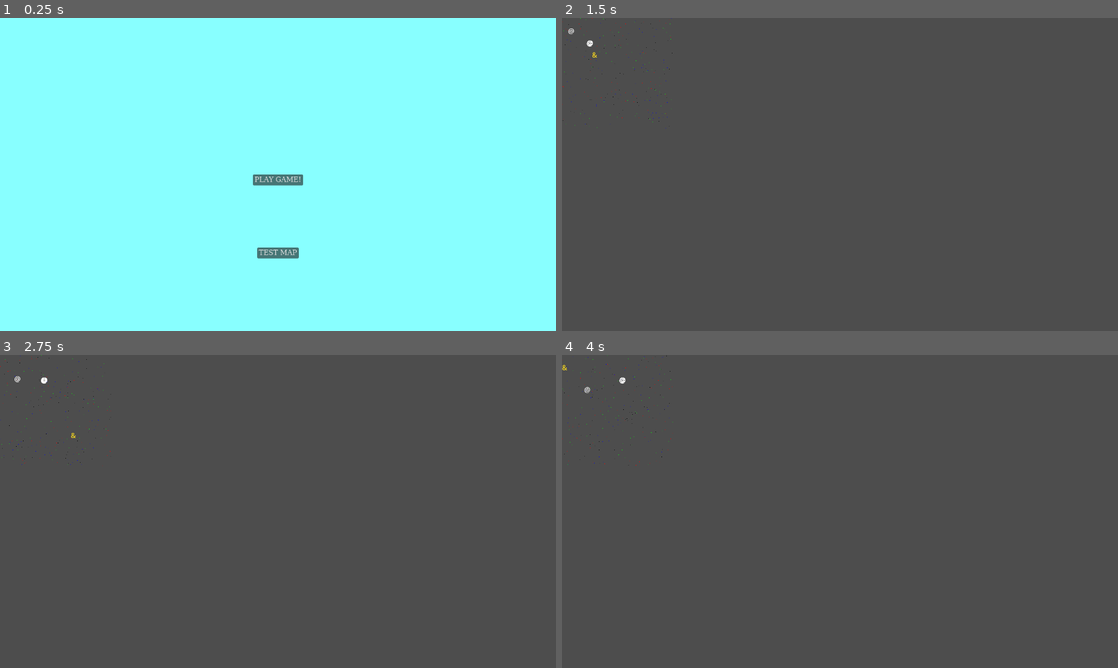
Above: before the commit, frames 1-4 (two rows, left to right).
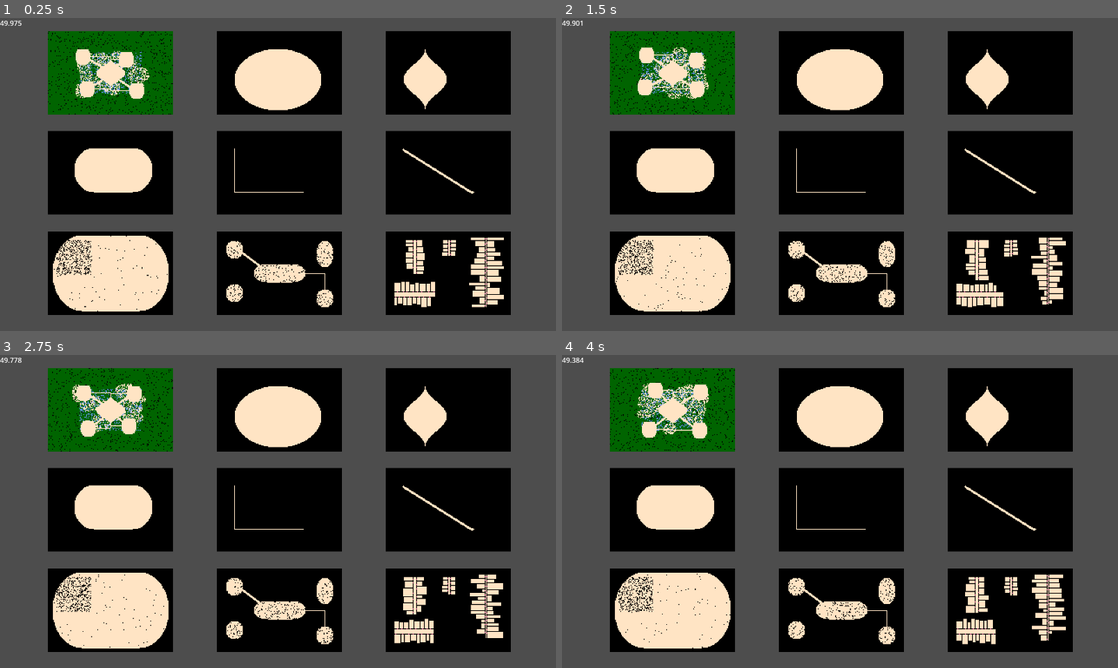
Above: after the commit, the same moments.

Repository: langel/ipsylial
Game: Godot game, scene res://scenes/9_level_dungeon_gen.tscn
The game is run twice, just before and just after one commit, with the same random seed, the same clock (stepped at 60 frames per second) and the same inputs. Before the commit the project starts from res://scenes/main.tscn.
Inputs (mouse positions are in pixels of both pictures, inside the frame that each line leads up to):
- Up to frame 1 (0.25 s): no input
- Up to frame 2 (1.5 s): click (840, 180) at 0.5 s, where only the run before the commit has a clickable "PLAY GAME!"; move the mouse to (962, 158) at 1.27 s; hold D (move_right) from 1.28 s (still down); tap Space (space) at 1.35 s
- Up to frame 3 (2.75 s): tap Enter at 2 s; move the mouse to (166, 527) at 2.02 s; release D (move_right) at 2.03 s; hold S (move_down) from 2.03 s (still down); tap Space (space) at 2.1 s
- Up to frame 4 (4 s): move the mouse to (895, 442) at 2.77 s; release S (move_down) at 2.78 s; hold D (move_right) 2.78-3.53 s; tap Mouse wheel up (zoom_in) at 2.85 s; tap Space (space) at 3.05, 3.8 s; move the mouse to (812, 574) at 3.52 s; hold W (move_up) from 3.53 s (still down); tap Mouse wheel down (zoom_out) at 3.6 s

The runs differ from the first frame. In frame 1, 100% of the frame differs, in the area x 0-100%, y 0-100%; in frame 2, 54%; in frame 3, 54%; in frame 4, 54%.

Commit message:
moar dungeon tile stuffs

Diff:
--- a/9_level_dungeon_gen.gd
+++ b/9_level_dungeon_gen.gd
@@ -3,12 +3,6 @@
 var dung: Dungeon
 var data = []
 
-var colors = [
-	Color.BLACK,
-	Color.BISQUE,
-	Color.SADDLE_BROWN,
-	Color.SANDY_BROWN
-]
 
 var sine_test = 0.01
 var sine2 = 0
@@ -26,7 +20,7 @@
 		var l_y = floor(l / 3) * dung.height * 2.4 + 30
 		for x in range(dung.width):
 			for y in range(dung.height):
-				draw_rect(Rect2(x*2+l_x,y*2+l_y,2,2), colors[data[l][x][y]])
+				draw_rect(Rect2(x*2+l_x,y*2+l_y,2,2), dung.colors[data[l][x][y]])
 	sine_test += 0.17
 	sine2 += 1
 	sine2 %= 100
--- a/project.godot
+++ b/project.godot
@@ -11,7 +11,7 @@
 [application]
 
 config/name="ipsylial"
-run/main_scene="res://scenes/main.tscn"
+run/main_scene="res://scenes/9_level_dungeon_gen.tscn"
 config/features=PackedStringArray("4.3", "GL Compatibility")
 boot_splash/bg_color=Color(0.0705882, 0.054902, 0.0823529, 1)
 boot_splash/image="res://assets/loblast logo.png"
--- a/scripts/dungeon.gd
+++ b/scripts/dungeon.gd
@@ -5,6 +5,28 @@
 var levels = 9
 var width = 144
 var height = 96
+
+enum tile {
+	acid,
+	door,
+	floor,
+	forrest,
+	stair_down,
+	stair_up,
+	wall,
+	water,
+}
+
+var colors = [
+	Color.LIME_GREEN,
+	Color.HOT_PINK,
+	Color.BISQUE,
+	Color.DARK_GREEN,
+	Color.SADDLE_BROWN,
+	Color.SANDY_BROWN,
+	Color.BLACK,
+	Color.CORNFLOWER_BLUE,
+]
 
 
 const DEFAULT_RNG_POS = 0x13371ee7
@@ -30,7 +52,7 @@
 		for x in width:
 			data[l].append([])
 			for y in height:
-				data[l][x].append(0)
+				data[l][x].append(tile.wall)
 	return data
 
 func gen_terrain(data: Array):
@@ -40,11 +62,14 @@
 	var s = 0
 	# level 1 - outside - walls are trees and flowers
 	push_warning('level 1')
+	level_fill(data[0], tile.forrest)
 	for i in 19:  #19
 		x = rngmod(width/2)+width/5
 		y = rngmod(height/2)+height/6
 		level_carve_elipse(data[0], Rect2(x, y, rngmod(width/8)+width/16, rngmod(height/8)+width/16))
-	level_add_rubble(data[0], Rect2(0, 0, width, height), 7878)
+	level_noise(data[0], tile.wall, Rect2(0, 0, width, height), 1337)
+	level_noise(data[0], tile.water, Rect2(width/4, height/4, width/2, height/2), 1337)
+	level_noise(data[0], tile.forrest, Rect2(0, 0, width, height), 7878)
 	level_carve_ovoid(data[0], Rect2(width/2-17,height/2-17,34,34))
 	# stair spaces
 	s = 17
@@ -80,15 +105,15 @@
 	level_carve_corridor(data[5], Vector2(100,70), Vector2(20,20))
 	# level 7
 	level_carve_rounded(data[6], Rect2(5,5,width-10,height-10))
-	level_add_rubble(data[6], Rect2(10, 10, 40, 40), 500)
-	level_add_rubble(data[6], Rect2(0,0,width,height), 100)
+	level_noise(data[6], tile.wall, Rect2(10, 10, 40, 40), 500)
+	level_noise(data[6], tile.wall, Rect2(0,0,width,height), 100)
 	# level 8
 	level_carve_rounded(data[7], Rect2(width/2-30,height/2-10,60,20))
 	level_carve_elipse(data[7], Rect2(10,10,20,20))
 	level_carve_elipse(data[7], Rect2(width-30,10,20,30))
 	level_carve_elipse(data[7], Rect2(10,60,20,20))
 	level_carve_elipse(data[7], Rect2(width-30,height-30,20,20))
-	level_add_rubble(data[7], Rect2(10, 10, width-20, height-20), 1000)
+	level_noise(data[7], tile.wall, Rect2(10, 10, width-20, height-20), 1000)
 	level_carve_corridor(data[7], Vector2(15,15), Vector2(width/2-20,height/2-5))
 	level_carve_path(data[7], Vector2(width/2,height/2), Vector2(width-20,height-20))
 	# level 9
@@ -96,6 +121,16 @@
 	level_carve_hallway(data[8], Vector2(32, 10), true, 3, 13, Vector2(5,3), Vector2(7,7))
 	level_carve_hallway(data[8], Vector2(115, 7), true, 1, 27, Vector2(3,3), Vector2(17,5))
 	level_carve_hallway(data[8], Vector2(10, 70), false, 5, 17, Vector2(3,7), Vector2(5, 5))
+
+func level_fill(data: Array, type: tile):
+	for x in width:
+		for y in height:
+			data[x][y] = type
+	pass
+
+func level_noise(data: Array, type: int, rect: Rect2, amount: int):
+	for i in amount:
+		data[rect.position.x+(rng_next_int()%int(rect.size.x))][rect.position.y+(rng_next_int()%int(rect.size.y))] = type
 
 func level_carve_ovoid(data: Array, rect: Rect2):
 	var mid = rect.size.x / 2
@@ -105,8 +140,8 @@
 		length *= mid
 		for x in length:
 			if (x+rect.position.x+mid < width and y+rect.position.y < height):
-				data[x+rect.position.x+mid][y+rect.position.y] = 1
-				data[(mid-x)+rect.position.x][y+rect.position.y] = 1
+				data[x+rect.position.x+mid][y+rect.position.y] = tile.floor
+				data[(mid-x)+rect.position.x][y+rect.position.y] = tile.floor
 
 func level_carve_elipse(data: Array, rect: Rect2):
 	var mid = rect.size.x / 2
@@ -118,8 +153,8 @@
 			y += 1
 			for x in length:
 				if (x+rect.position.x+mid < width and y+rect.position.y < height):
-					data[x+rect.position.x+mid][y+rect.position.y] = 1
-					data[(mid-x)+rect.position.x][y+rect.position.y] = 1
+					data[x+rect.position.x+mid][y+rect.position.y] = tile.floor
+					data[(mid-x)+rect.position.x][y+rect.position.y] = tile.floor
 
 func level_carve_rounded(data: Array, rect: Rect2):
 	var mid = rect.size.x / 2
@@ -128,27 +163,27 @@
 		var y = (cos((a/180.0)*PI) * 0.5 + 0.5) * rect.size.y
 		for x in length:
 			if (x+rect.position.x+mid < width and y+rect.position.y < height):
-				data[x+rect.position.x+mid][y+rect.position.y] = 1
-				data[(mid-x)+rect.position.x][y+rect.position.y] = 1
+				data[x+rect.position.x+mid][y+rect.position.y] = tile.floor
+				data[(mid-x)+rect.position.x][y+rect.position.y] = tile.floor
 
 func level_carve_rect(data: Array, rect: Rect2):
 	for x in rect.size.x:
 		for y in rect.size.y:
-			data_write(data, x+rect.position.x, y+rect.position.y, 1)
+			data_write(data, x+rect.position.x, y+rect.position.y, tile.floor)
 
 func level_carve_path(data: Array, start: Vector2, end: Vector2):
 	if (start.x < end.x):
 		for x in (end.x - start.x):
-			data_write(data, x + start.x, start.y, 1)
+			data_write(data, x + start.x, start.y, tile.floor)
 	else:
 		for x in (start.x - end.x):
-			data_write(data, x + end.x, start.y, 1)
+			data_write(data, x + end.x, start.y, tile.floor)
 	if (start.y < end.y):
 		for y in (end.y - start.y):
-			data_write(data, end.x, y + start.y, 1)
+			data_write(data, end.x, y + start.y, tile.floor)
 	else:
 		for y in (start.y - end.y):
-			data_write(data, end.x, y + end.y, 1)
+			data_write(data, end.x, y + end.y, tile.floor)
 
 func level_carve_corridor(data: Array, start: Vector2, end: Vector2):
 	var dx = abs(end.x - start.x)
@@ -159,11 +194,11 @@
 	var y = start.y
 	var err = dx - dy
 	while true:
-		data_write(data, x, y, 1)
-		data_write(data, x+1, y, 1)
-		data_write(data, x-1, y, 1)
-		data_write(data, x, y+1, 1)
-		data_write(data, x, y-1, 1)
+		data_write(data, x, y, tile.floor)
+		data_write(data, x+1, y, tile.floor)
+		data_write(data, x-1, y, tile.floor)
+		data_write(data, x, y+1, tile.floor)
+		data_write(data, x, y-1, tile.floor)
 		var e2 = err * 2
 		if e2 > dy:
 			if x == end.x:
@@ -177,10 +212,6 @@
 			y += sy
 	return
 
-func level_add_rubble(data: Array, rect: Rect2, amount: int):
-	for i in amount:
-		data[rect.position.x+(rng_next_int()%int(rect.size.x))][rect.position.y+(rng_next_int()%int(rect.size.y))] = 0
-
 func level_carve_hallway(data: Array, start: Vector2, vertical: bool, hall_width: int, room_count: int, room_min: Vector2, room_rng: Vector2):
 	var pos
 	if (vertical): # going downwards
@@ -192,7 +223,7 @@
 			var room_h = room_min.y + (rng_next_int()%int(room_rng.y))
 			var room = Rect2(start.x - 1 - room_w, start.y + pos, room_w, room_h)
 			level_carve_rect(data, room)
-			data_write(data, room.position.x + room_w, room.position.y + rng_next_int()%int(room_h-2)+1, 1) # door
+			data_write(data, room.position.x + room_w, room.position.y + rng_next_int()%int(room_h-2)+1, tile.door) # door
 			pos += room_h + 1
 		max_y = pos
 		# do west rooms
@@ -202,7 +233,7 @@
 			var room_h = room_min.y + (rng_next_int()%int(room_rng.y))
 			var room = Rect2(start.x + hall_width + 1, start.y + pos, room_w, room_h)
 			level_carve_rect(data, room)
-			data_write(data, room.position.x - 1, room.position.y + rng_next_int()%int(room_h-2)+1, 1) # door
+			data_write(data, room.position.x - 1, room.position.y + rng_next_int()%int(room_h-2)+1, tile.door) # door
 			pos += room_h + 1
 		# tie them together
 		if (max_y < pos):
@@ -217,7 +248,7 @@
 			var room_h = room_min.y + (rng_next_int()%int(room_rng.y))
 			var room = Rect2(start.x + pos, start.y - room_h - 1, room_w, room_h)
 			level_carve_rect(data, room)
-			data_write(data, room.position.x + rng_next_int()%int(room_w-2)+1, room.position.y + room_h, 1) # door
+			data_write(data, room.position.x + rng_next_int()%int(room_w-2)+1, room.position.y + room_h, tile.door) # door
 			pos += room_w + 1
 		max_x = pos
 		# do south rooms
@@ -227,7 +258,7 @@
 			var room_h = room_min.y + (rng_next_int()%int(room_rng.y))
 			var room = Rect2(start.x + pos, start.y + hall_width + 1, room_w, room_h)
 			level_carve_rect(data, room)
-			data_write(data, room.position.x + rng_next_int()%int(room_w-2)+1, room.position.y - 1, 1) # door
+			data_write(data, room.position.x + rng_next_int()%int(room_w-2)+1, room.position.y - 1, tile.door) # door
 			pos += room_w + 1
 		# tie them together
 		if (max_x < pos):
